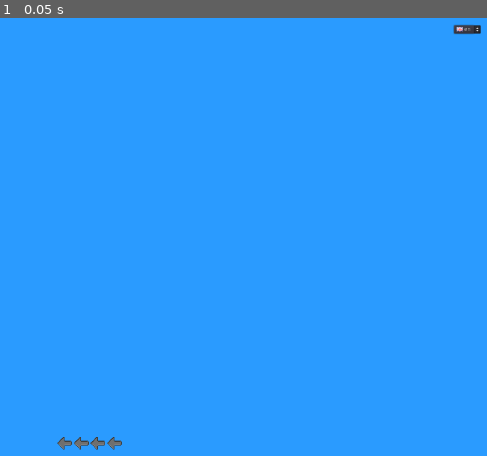
Above: before the commit, frame 1.
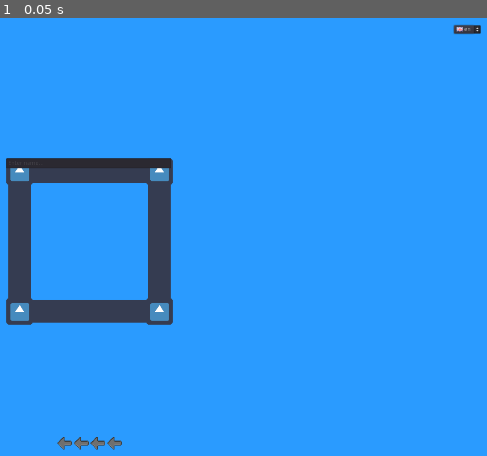
Above: after the commit, the same moment.

Repository: SabreOfWinter/Live-Over-The-Hills
Game: Godot game, scene res://menus/splash/splash.tscn
The game is run twice, just before and just after one commit, with the same random seed, the same clock (stepped at 60 frames per second) and the same inputs. The engine's default icon, where the game draws it, is replaced by a stand-in: a white triangle on a blue panel in a dark square.
Inputs:
- Up to frame 1 (0.05 s): no input

The runs differ from the first frame. In frame 1, 6.3% of the frame differs, in the area x 1-36%, y 31-71%.

Commit message:
New game - Name section added

Diff:
--- a/menus/main/main.tscn
+++ b/menus/main/main.tscn
@@ -1,10 +1,11 @@
-[gd_scene load_steps=6 format=2]
+[gd_scene load_steps=7 format=2]
 
 [ext_resource path="res://menus/main/main.gd" type="Script" id=1]
 [ext_resource path="res://menus/main/background.png" type="Texture" id=2]
 [ext_resource path="res://menus/textures/flags_icons/cn.png" type="Texture" id=3]
 [ext_resource path="res://menus/textures/flags_icons/gb.png" type="Texture" id=4]
 [ext_resource path="res://menus/textures/buttons/arrow_left.png" type="Texture" id=5]
+[ext_resource path="res://icon.png" type="Texture" id=6]
 
 [node name="menu" type="Control"]
 anchor_right = 1.0
@@ -95,6 +96,57 @@
 "_edit_use_anchors_": false
 }
 
+[node name="nine_patch_rect" type="NinePatchRect" parent="new_game"]
+anchor_left = 0.5
+anchor_top = 0.5
+anchor_right = 0.5
+anchor_bottom = 0.5
+margin_left = -200.0
+margin_top = -200.0
+margin_right = 200.0
+margin_bottom = 200.0
+size_flags_horizontal = 2
+size_flags_vertical = 2
+texture = ExtResource( 6 )
+patch_margin_left = 200
+patch_margin_top = 200
+patch_margin_right = 200
+patch_margin_bottom = 200
+axis_stretch_horizontal = 1
+axis_stretch_vertical = 1
+__meta__ = {
+"_edit_use_anchors_": false
+}
+
+[node name="vbox_container" type="VBoxContainer" parent="new_game/nine_patch_rect"]
+anchor_right = 1.0
+anchor_bottom = 1.0
+size_flags_horizontal = 3
+size_flags_vertical = 3
+__meta__ = {
+"_edit_use_anchors_": false
+}
+
+[node name="name_hbox_container" type="HBoxContainer" parent="new_game/nine_patch_rect/vbox_container"]
+margin_right = 400.0
+margin_bottom = 24.0
+size_flags_horizontal = 3
+alignment = 1
+
+[node name="name_line_edit" type="LineEdit" parent="new_game/nine_patch_rect/vbox_container/name_hbox_container"]
+margin_right = 396.0
+margin_bottom = 24.0
+size_flags_horizontal = 3
+size_flags_vertical = 0
+max_length = 28
+placeholder_text = "Enter name..."
+placeholder_alpha = 0.17
+
+[node name="random_name_button" type="TextureButton" parent="new_game/nine_patch_rect/vbox_container/name_hbox_container"]
+margin_left = 400.0
+margin_right = 400.0
+margin_bottom = 24.0
+
 [node name="animation_player" type="AnimationPlayer" parent="."]
 [connection signal="pressed" from="main/HBoxContainer/new_game_button" to="." method="_on_new_game_button_pressed"]
 [connection signal="pressed" from="main/HBoxContainer/load_game_button" to="." method="_on_load_game_button_pressed"]
